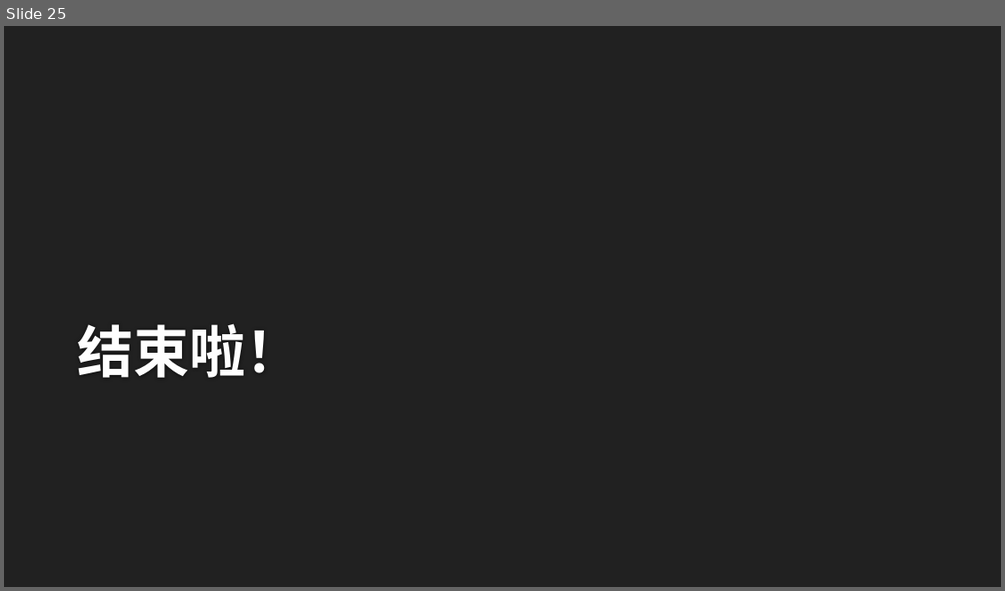
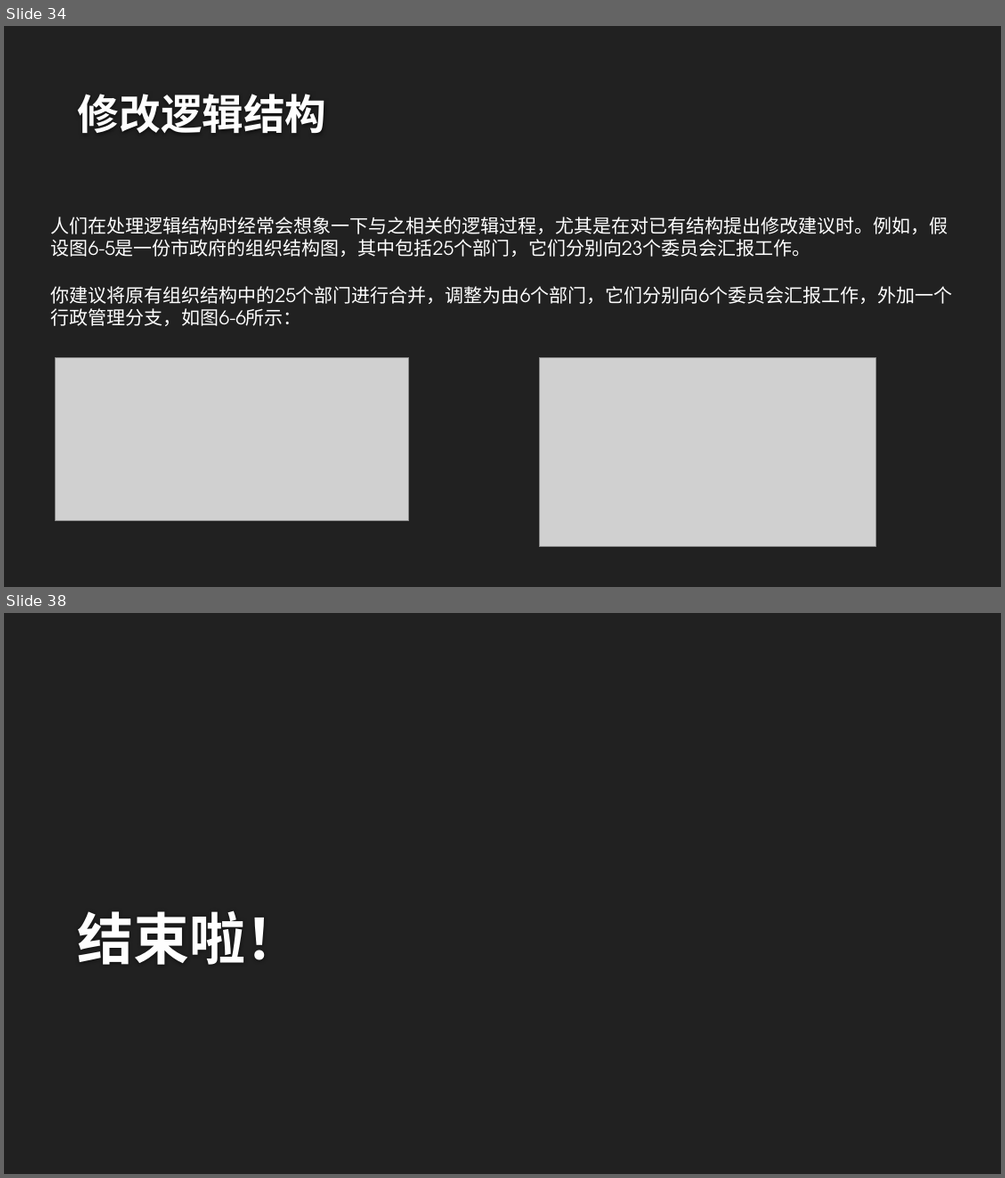
Before and after one commit to wangxm47/Transfer-folder, a slide deck: 2022学习班-第三期.pptx. Shown one above the other, each under a label of ours: slide 25 before the commit, slides 34 and 38 after it; the slides between them are not shown. The pictures are 1005x591 and 1005x1178 pixels, drawn with LibreOffice and Linux fonts; fonts in the diff are those of the drawing; grey boxes stand for pictures; background and template pictures are left out. Boxes give left, top, right and bottom in pixels: in the first picture for what was removed or moved away, otherwise in the second. Text is boxed around its words. In the diff, an @@ line names an element or a change of style, - is before the commit and + after.

```diff
--- a/2022学习班-第三期.pptx
+++ b/2022学习班-第三期.pptx
@@ slide 34 added at (x1=4, y1=26, x2=1001, y2=587), background #212121 @@
@@ title added at (x1=78, y1=94, x2=327, y2=133), 40 pt, text #FEFEFE, bold @@
+修改逻辑结构
@@ text added at (x1=51, y1=216, x2=948, y2=257), 18 pt, text #FFFFFF @@
+人们在处理逻辑结构时经常会想象一下与之相关的逻辑过程，尤其是在对已有结构提出修改建议时。例如，假设图6-5是一份市政府的组织结构图，其中包括25个部门，它们分别向23个委员会汇报工作。
@@ text added at (x1=51, y1=286, x2=953, y2=326), 18 pt, text #FFFFFF @@
+你建议将原有组织结构中的25个部门进行合并，调整为由6个部门，它们分别向6个委员会汇报工作，外加一个行政管理分支，如图6-6所示：
@@ picture added at (x1=55, y1=357, x2=409, y2=520) @@
@@ picture added at (x1=540, y1=357, x2=876, y2=547) @@
@@ what was slide 25 is now slide 38 @@
```
Also in this commit, not shown: 14 slides changed, 18 other slides added, 6 slides removed.
